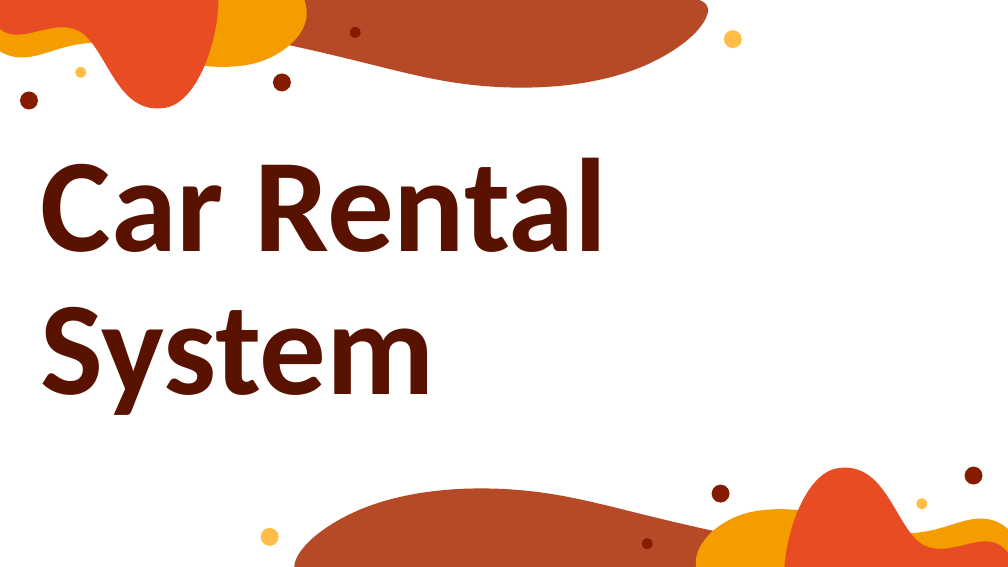
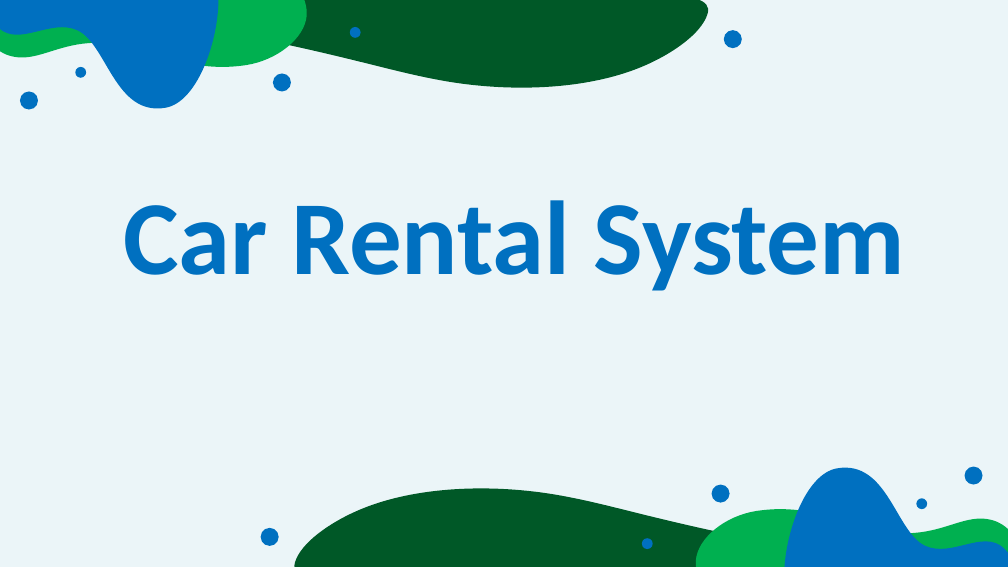
Before and after one commit to codingburgas/2223-otj-10-project-the-car-rental-system-KGTenev20, a slide deck: slide 1 of Presentation.pptx. Drawn at 1008x567 pixels with LibreOffice and Linux fonts; fonts in the diff are those of the drawing. Boxes give left, top, right and bottom in pixels: in the first picture for what was removed or moved away, otherwise in the second. Text is boxed around its words. In the diff, an @@ line names an element or a change of style, - is before the commit and + after.

```diff
--- a/Presentation.pptx
+++ b/Presentation.pptx
@@ background #FFFFFF to #EBF5F8 @@
@@ freeform shape at (0, 0, 308, 67): fill #F49C00 to #00B050 @@
@@ freeform shape at (0, 0, 219, 116): fill #E84C22 to #0070C0 @@
@@ freeform shape at (0, 0, 713, 88): fill #B64926 to #005827 @@
@@ fill #851C00 to #0070C0 in 6 elements at (273, 73, 291, 91), (350, 27, 361, 38), (712, 485, 730, 503), (642, 538, 653, 549), (965, 467, 983, 485), (20, 91, 38, 110) @@
@@ title "Car Rental System": place and size @@
-title "Car Rental System" at (41, 157, 607, 415)
+title "Car Rental System" at (123, 200, 905, 291)
@@ title "Car Rental System" at (123, 200, 905, 291): size 126.7 to 100 pt, text colour #591200 to #0070C0; alignment left to centre @@
@@ freeform shape at (784, 460, 1008, 567): fill #E84C22 to #0070C0 @@
@@ freeform shape at (290, 488, 1008, 567): fill #B64926 to #005827 @@
@@ freeform shape at (695, 509, 1008, 567): fill #F49C00 to #00B050 @@
@@ fill #FFBD47 to #0070C0 in 4 elements at (76, 67, 86, 77), (724, 30, 742, 48), (917, 498, 927, 509), (261, 528, 279, 546) @@
```
Also in this commit, not shown: 5 other slides changed, 1 slide removed.
